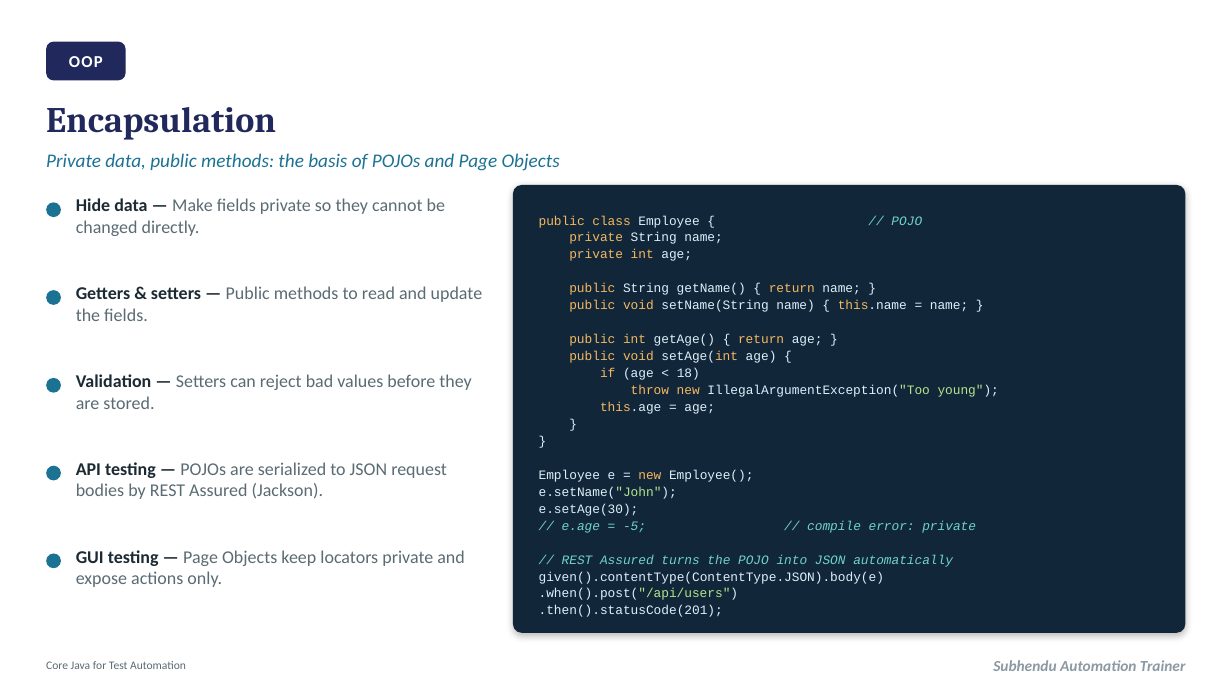
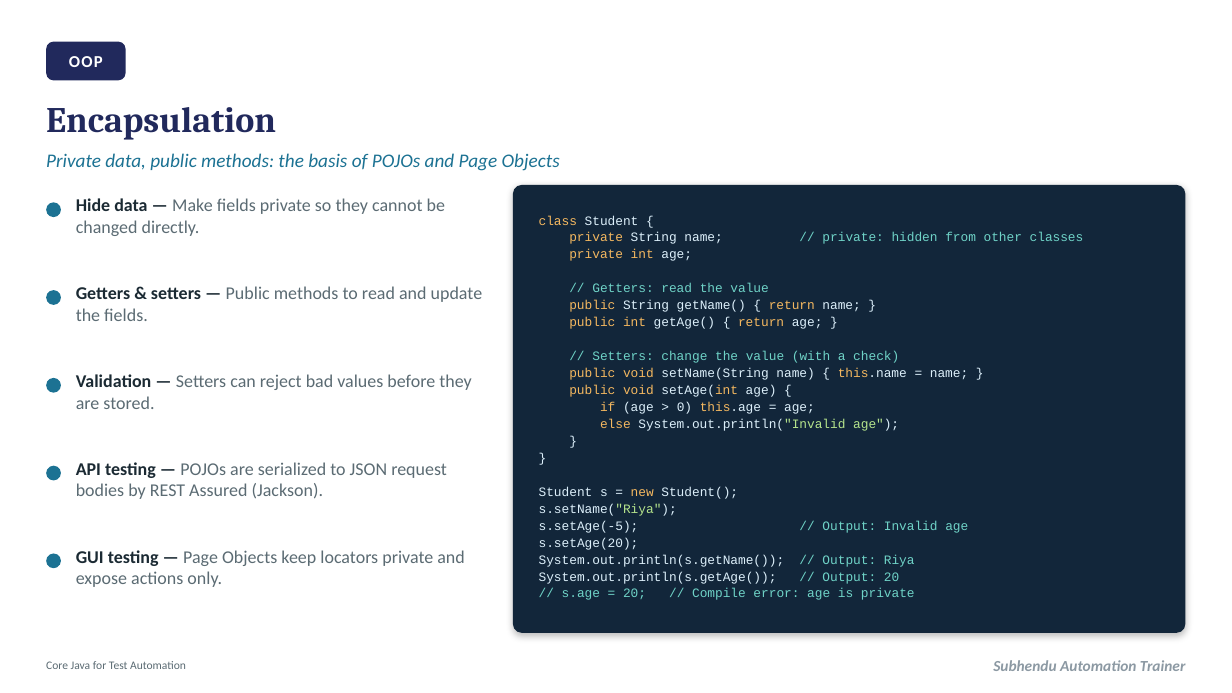
Before and after one commit to dassubhendu/api-automation-java-restassured, a slide deck: slide 18 of Docs/Core_Java_for_Test_Automation.pptx. Drawn at 1232x693 pixels with LibreOffice and Linux fonts; fonts in the diff are those of the drawing. Boxes give left, top, right and bottom in pixels: in the first picture for what was removed or moved away, otherwise in the second. Text is boxed around its words. In the diff, an @@ line names an element or a change of style, - is before the commit and + after.

```diff
--- a/Docs/Core_Java_for_Test_Automation.pptx
+++ b/Docs/Core_Java_for_Test_Automation.pptx
@@ text at [539, 215, 722, 244]: text changed; text colour #DCEFFA to #6FD3C7 @@
-public class Employee { // POJO
-private String name;
+class Student {
+private String name; // private: hidden from other classes
@@ text at [592, 283, 768, 292]: paragraph added @@
+// Getters: read the value
@@ text at [569, 317, 899, 363]: paragraphs added @@
+public int getAge() { return age; }
+// Setters: change the value (with a check)
@@ text at [569, 334, 823, 346]: paragraph removed @@
-public int getAge() { return age; }
@@ text at [600, 402, 899, 431]: text changed @@
-if (age < 18)
-throw new IllegalArgumentException("Too young");
-this.age = age;
+if (age > 0) this.age = age;
+else System.out.println("Invalid age");
@@ text at [539, 487, 968, 600]: text changed @@
-Employee e = new Employee();
-e.setName("John");
-e.setAge(30);
-// e.age = -5; // compile error: private
-// REST Assured turns the POJO into JSON automatically
-given().contentType(ContentType.JSON).body(e)
-.when().post("/api/users")
-.then().statusCode(201);
+Student s = new Student();
+s.setName("Riya");
+s.setAge(-5); // Output: Invalid age
+s.setAge(20);
+System.out.println(s.getName()); // Output: Riya
+System.out.println(s.getAge()); // Output: 20
+// s.age = 20; // Compile error: age is private
```
Also in this commit, not shown: 5 other slides changed, 19 other files.
